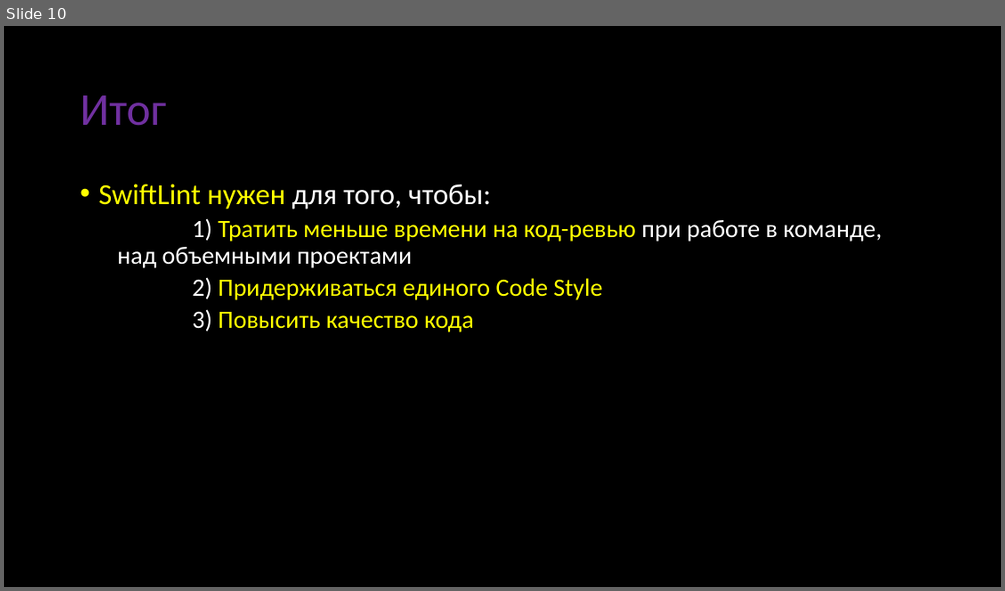
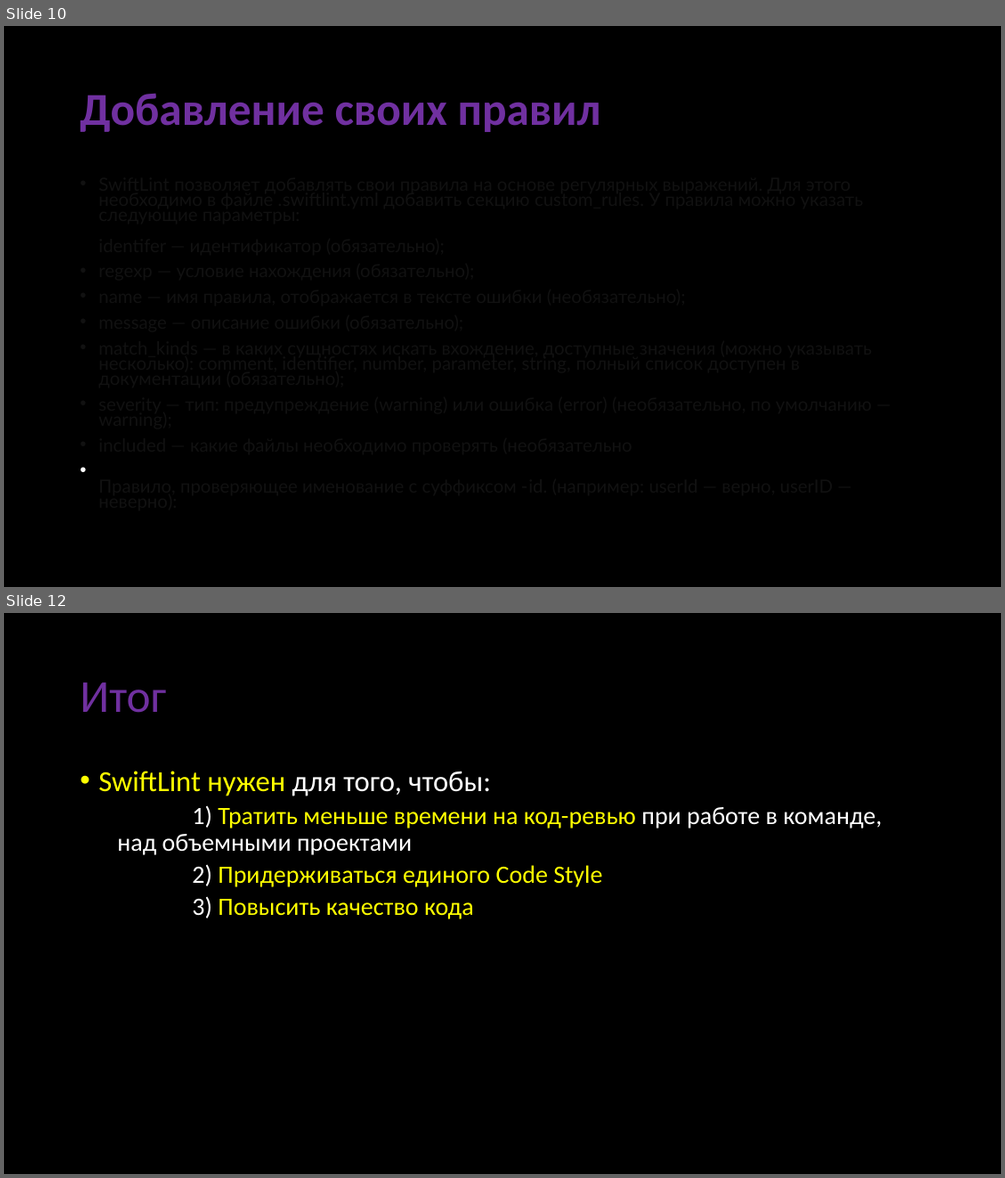
Before and after one commit to abrosov-sergey/HSE-KPV-IOS-2022-23, a slide deck: Presentation/SwiftLint-Abrosov.pptx. Shown one above the other, each under a label of ours: slide 10 before the commit, slides 10 and 12 after it; the slides between them are not shown. The pictures are 1005x591 and 1005x1178 pixels, drawn with LibreOffice and Linux fonts; fonts in the diff are those of the drawing. Boxes give left, top, right and bottom in pixels: in the first picture for what was removed or moved away, otherwise in the second. Text is boxed around its words. In the diff, an @@ line names an element or a change of style, - is before the commit and + after.

Commit message:
Changed presentation: added all slides

```diff
--- a/Presentation/SwiftLint-Abrosov.pptx
+++ b/Presentation/SwiftLint-Abrosov.pptx
@@ slide 10 added at box(4, 26, 1001, 587), background #000000 @@
@@ title added at box(80, 93, 601, 132), 44 pt, text #7030A0, bold @@
+Добавление своих правил
@@ what was slide 10 is now slide 12 @@
```
Also in this commit, not shown: 3 other slides added, 2 slides removed.
